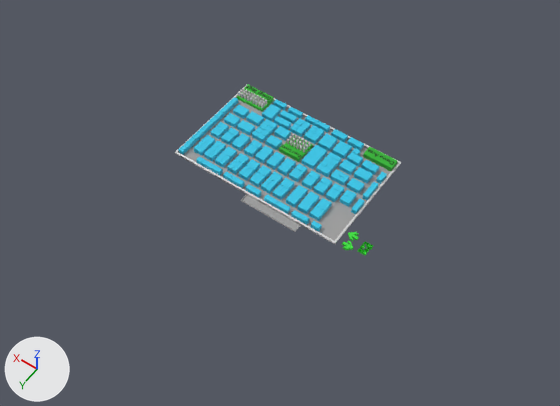
Renders of the glTF model public/models/MainExhibitionHall.glb from each side of a commit.
The view is the same before and after, from a 50 mm camera at (-166.0, 247.0, 345.0) aimed at (-5.0, 20.0, -11.0). Lighting does not change. The marker at lower left points along +X, +Y and +Z. Where no turn or scale is listed for an object, it has been applied to the vertices.

In view in the first picture: 'Logistikk porter_curve_', 'Logistikk porter_curve_.001'.
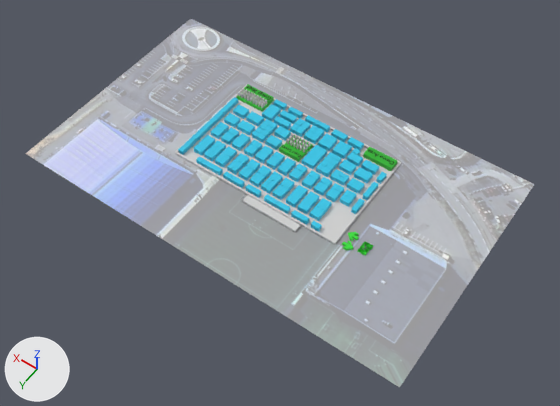
The change, as a list of edits to the scene's bpy script:
```text
Add img_otd_tech_days_hallb:
    img_otd_tech_days_hallb = load_image('otd_tech_days_hallB', '_unpacked/otd_tech_days_hallB', 1161, 910, 'sRGB')
Add mat_material_008:
    mat_material_008 = principled_material('Material.008')
    mat_material_008.texture = img_otd_tech_days_hallb
Change me_mesh_149:
    where me_mesh_149.from_pydata(...)  # 12 vertices, 8 faces; spans x -49.1..61.5, y -36.6..38.9, z 0.0
    remove me_mesh_149.materials.append(mat_material_003)  # grey #9d9d9d
    add me_mesh_149.materials.append(mat_material)  # light grey #d2d2d2
Add me_plane:
    me_plane.from_pydata(...)  # 14 vertices, 12 faces; spans x -128.0..128.0, y -70.0..84.0, z -1.0
    me_plane.materials.append(mat_material_008)  # picture img_otd_tech_days_hallb
Add ob_plane:
    ob_plane = bpy.data.objects.new('Plane', me_plane)
    ob_plane.location = (7.1, 0.6, 0.3)
```

Pixel boxes (x1, y1, x2, y2) of what changed, in the pictures (560 x 406 px):
'Plane', added: after (26, 19, 534, 387)
'Logistikk porter_curve_.001', recoloured: (183, 100, 398, 241) in both
